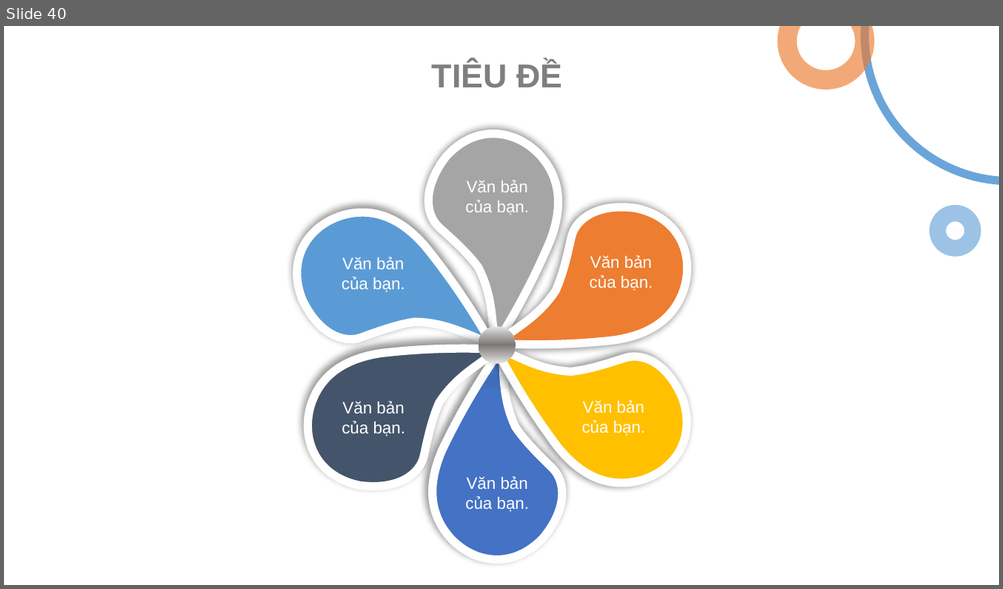
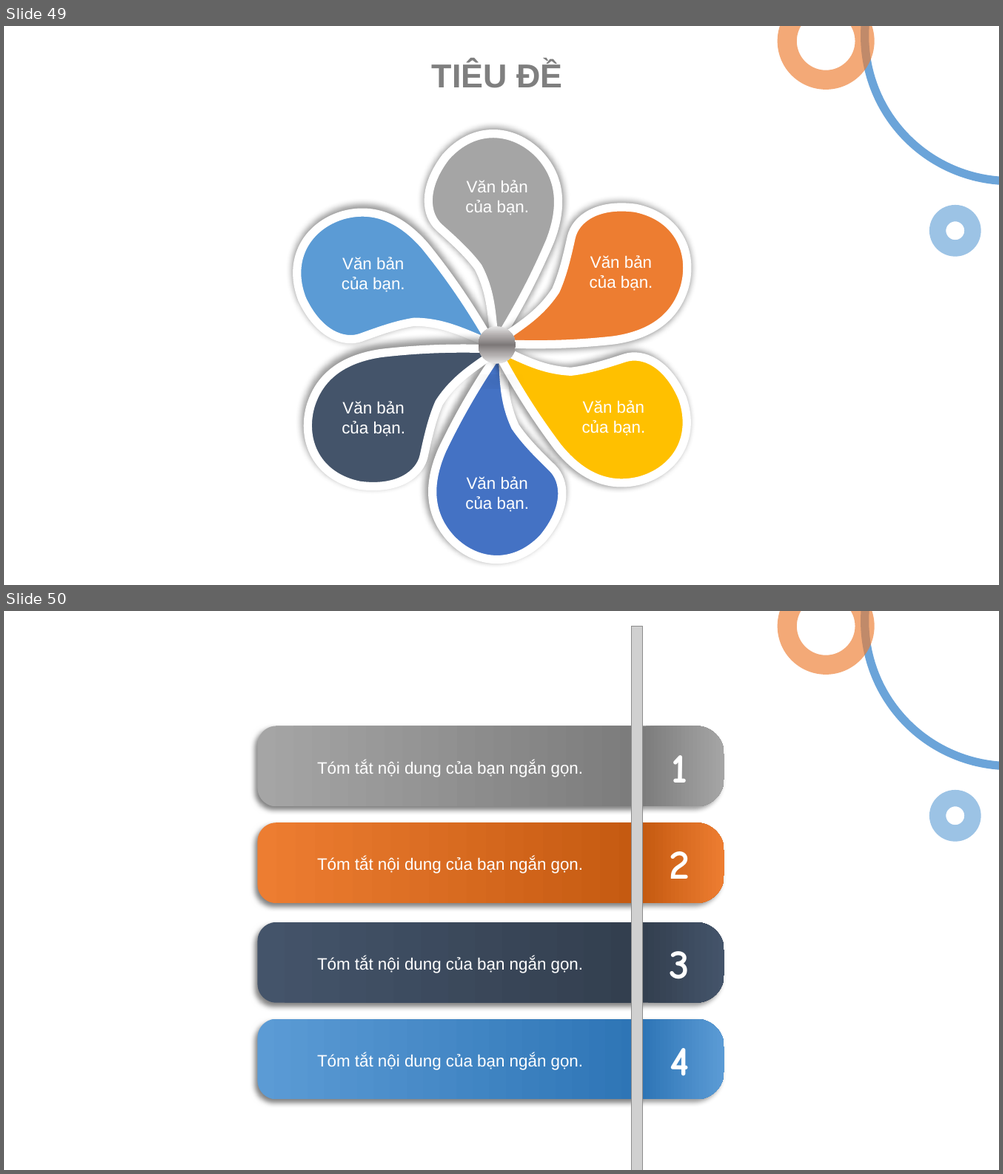
Before and after one commit to lethanhtan/TMA_CTU_Thesis, a slide deck: doc/TMA_CTU_Thesis_Presentation_Ver2.pptx. Shown one above the other, each under a label of ours: slide 40 before the commit, slides 49 and 50 after it. The pictures are 1003x589 and 1003x1174 pixels, drawn with LibreOffice and Linux fonts; fonts in the diff are those of the drawing; grey boxes stand for pictures. Boxes give left, top, right and bottom in pixels: in the first picture for what was removed or moved away, otherwise in the second. Text is boxed around its words. In the diff, an @@ line names an element or a change of style, - is before the commit and + after.

```diff
--- a/doc/TMA_CTU_Thesis_Presentation_Ver2.pptx
+++ b/doc/TMA_CTU_Thesis_Presentation_Ver2.pptx
@@ slide 50 added at (4, 611, 999, 1170), background #FFFFFF; not listed: 3 template elements that a slide beside it also shows @@
@@ picture added at (632, 626, 643, 1170) @@
@@ round same rect added at (258, 726, 643, 807), fill gradient #A5A5A5 to #7C7C7C @@
@@ round same rect added at (642, 726, 723, 806), fill gradient #7C7C7C to #A5A5A5 @@
@@ text added at (317, 760, 583, 777), 12 pt, text #FFFFFF @@
+Tóm tắt nội dung của bạn ngắn gọn.
@@ text added at (671, 755, 687, 783), 30 pt, text #FFFFFF, bold @@
+1
@@ round same rect added at (258, 823, 643, 903), fill gradient #ED7D31 to #C55A11 @@
@@ round same rect added at (642, 823, 723, 903), fill gradient #C55A11 to #ED7D31 @@
@@ text added at (669, 851, 689, 879), 30 pt, text #FFFFFF, bold @@
+2
@@ text added at (317, 857, 583, 874), 12 pt, text #FFFFFF @@
+Tóm tắt nội dung của bạn ngắn gọn.
@@ round same rect added at (258, 923, 643, 1003), fill gradient #44546A to #333F50 @@
@@ round same rect added at (642, 922, 723, 1002), fill gradient #333F50 to #44546A @@
@@ text added at (317, 957, 583, 974), 12 pt, text #FFFFFF @@
+Tóm tắt nội dung của bạn ngắn gọn.
@@ text added at (669, 951, 689, 980), 30 pt, text #FFFFFF, bold @@
+3
@@ round same rect added at (258, 1019, 643, 1100), fill gradient #5B9BD5 to #2E75B6 @@
@@ round same rect added at (642, 1019, 723, 1100), fill gradient #2E75B6 to #5B9BD5 @@
@@ text added at (317, 1054, 583, 1071), 12 pt, text #FFFFFF @@
+Tóm tắt nội dung của bạn ngắn gọn.
@@ text added at (669, 1048, 688, 1076), 30 pt, text #FFFFFF, bold @@
+4
@@ what was slide 40 is now slide 49 @@
```
Also in this commit, not shown: 32 slides changed, 13 other slides added, 2 slides removed.
